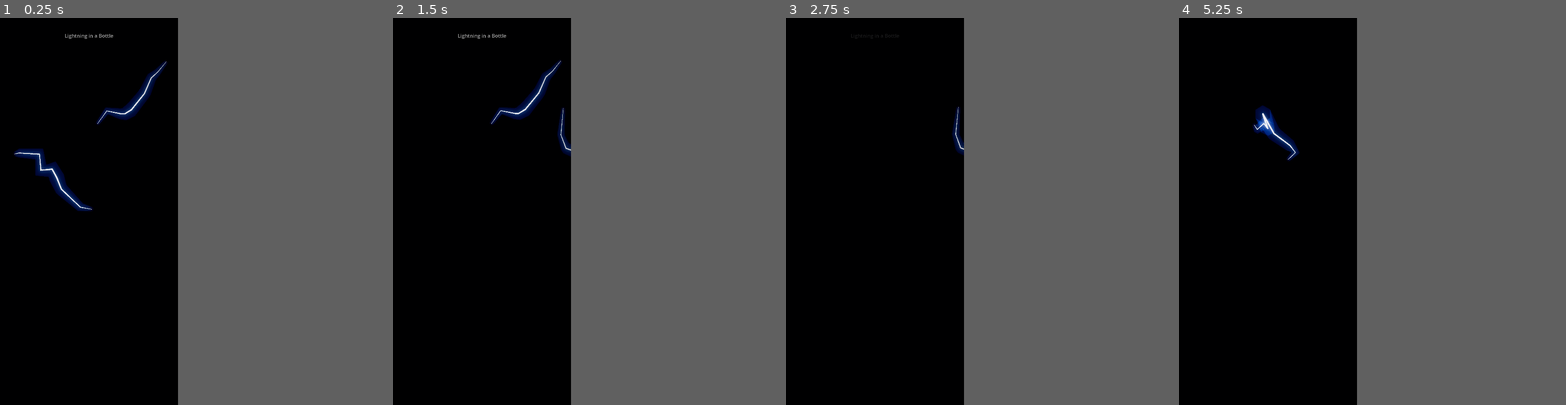
Above: before the commit, frames 1-4 (left to right).
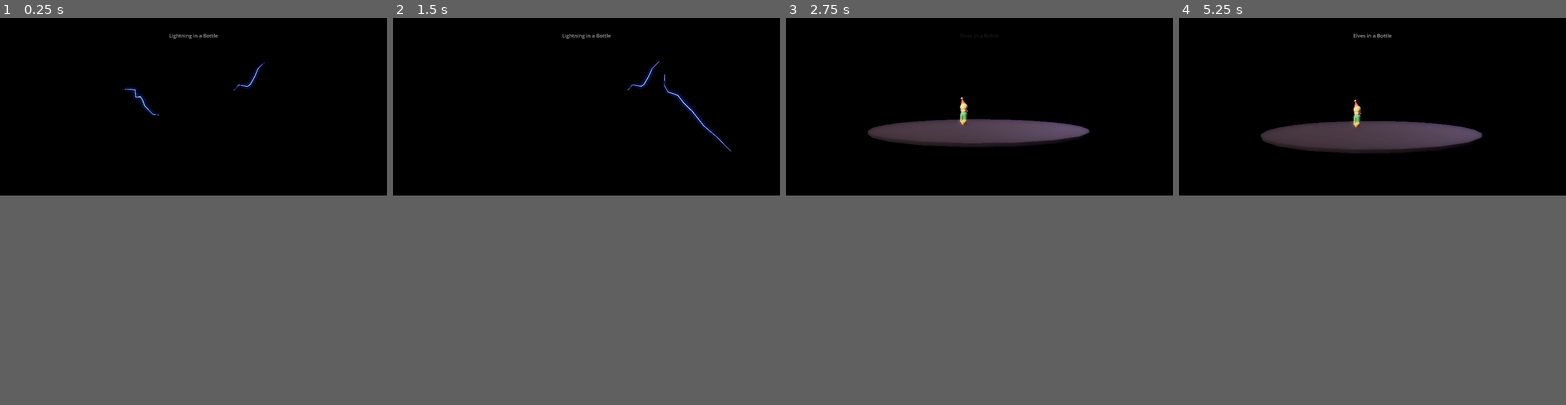
Above: after the commit, the same moments.

Repository: WillisLiao/X-in-a-bottle
Game: Godot game, scene res://Main.tscn
The game is run twice, just before and just after one commit, with the same random seed, the same clock (stepped at 60 frames per second) and the same inputs.
Inputs (mouse positions are in pixels of both pictures, inside the frame that each line leads up to):
- Up to frame 1 (0.25 s): no input
- Up to frame 2 (1.5 s): move the mouse to (520, 192) at 0.52 s; click (520, 192) at 0.67 s; drag from (447, 230) to (474, 288) at 1.27 s
- Up to frame 3 (2.75 s): move the mouse to (894, 126) at 2.02 s; click (894, 126) at 2.17 s
- Up to frame 4 (5.25 s): drag from (1260, 288) to (1213, 153) at 2.77 s; move the mouse to (1322, 269) at 3.52 s; click (1322, 269) at 3.67 s; drag from (1213, 153) to (1240, 114) at 4.27 s; move the mouse to (1275, 211) at 5.02 s; click (1275, 211) at 5.17 s
In our replay, the window is 368x800 before the commit and 800x367 after it. These sizes can differ from the game's own. Grey fills any space a smaller window leaves; there, only what the larger window draws over its background counts as a difference.

The runs differ from the first frame. In frame 1, 1.8% of the frame differs, in the area x 3-69%, y 4-50%; in frame 2, 1.5%; in frame 3, 3.4%; in frame 4, 4.2%, in the area x 19-79%, y 4-37%.

Commit message:
Landscape, and the tree becomes a grove
The phone lies on a desk while you work, so width is the axis with room in it.
That is a design change and not a rotation: height runs out long before width
does, so one tall tree wasted most of the frame.

Tree plants up to five trunks spread across roughly eight metres of visible
width, centre first and then outward so a half-grown grove stays balanced. A new
trunk only goes in once the existing trees have five branches each, or it
becomes one full tree beside four bare sticks. Later trees are slightly shorter
and thinner, which gives the grove a front and a back.

Cuts now protect every trunk rather than only the first, since there are several.

The other worlds spread out to match: bolts occupy a wide shallow volume instead
of a tall narrow one, ice drifts across the floor rather than stacking up a
column, and the elves get a wider stage and wander a rectangle instead of a
circle, which was putting half of them behind each other.

Tree and ice now set their own lighting alongside the elves. Under the cold
plasma key the bark was nearly black and the grove read as bare wire; at a key
strong enough to see it, a pale bark washed out to near-white and read as coral,
so the bark went brown and the key came back down. Leaf emission cut from 0.12
to 0.03, which was clipping into the bloom pass and making the canopy
radioactive. Ground plane added so the trunks are rooted rather than hanging.

Diff:
--- a/Bottle3D/project.godot
+++ b/Bottle3D/project.godot
@@ -13,13 +13,16 @@
 
 [display]
 
-window/size/viewport_width=1206
-window/size/viewport_height=2622
+window/size/viewport_width=2622
+window/size/viewport_height=1206
 window/stretch/mode="viewport"
 
-; Enum, not a string. "portrait" parses as 0, which is landscape, and the
-; exported plist said LandscapeLeft while the phone was held upright.
-window/handheld/orientation=1
+; Landscape. The phone lies on a desk while you work, so width is the axis with
+; room in it - which is why the tree is a grove rather than one trunk.
+;
+; This is an enum, not a string: "portrait" silently parses as 0.
+;   0 landscape, 1 portrait, 2 reverse landscape, 3 reverse portrait
+window/handheld/orientation=0
 
 [input_devices]
 
--- a/Bottle3D/scripts/elf_world.gd
+++ b/Bottle3D/scripts/elf_world.gd
@@ -43,8 +43,8 @@
 
 	# They stand on a floor. Pulled further back than the first framing, which
 	# was set when they were slighter - at the new proportions it cropped them.
-	focus = Vector3(0, -0.62, 0)
-	distance = 4.3
+	focus = Vector3(0, -0.52, 0)
+	distance = 4.9
 
 	# Warm lamplight, and a fill that is warm-neutral rather than blue. The blue
 	# fill is what made the skin look dead.
@@ -60,8 +60,8 @@
 	# Something under their feet. Figures floating in a void read as apparitions
 	# however they are lit.
 	var disc := CylinderMesh.new()
-	disc.top_radius = 1.15
-	disc.bottom_radius = 1.15
+	disc.top_radius = 2.30
+	disc.bottom_radius = 2.30
 	disc.height = 0.05
 	disc.radial_segments = 24
 	disc.rings = 1
@@ -173,9 +173,9 @@
 
 
 func _somewhere() -> Vector3:
-	var angle := randf() * TAU
-	var radius := randf_range(0.15, 0.95)
-	return Vector3(cos(angle) * radius, _floor_y(), sin(angle) * radius)
+	# Spread across the width, shallow in depth. A circle wastes the wide screen
+	# and puts half of them behind each other.
+	return Vector3(randf_range(-1.95, 1.95), _floor_y(), randf_range(-0.5, 0.45))
 
 
 ## A small round figure: big head, short limbs, pointed hat, and a face.
--- a/Bottle3D/scripts/ice_world.gd
+++ b/Bottle3D/scripts/ice_world.gd
@@ -23,8 +23,17 @@
 	title = "Ice in a Bottle"
 	capacity = 18
 	spawn_seconds = 1.1
-	focus = Vector3(0, -0.45, 0)
-	distance = 3.2
+	focus = Vector3(0, -0.30, 0)
+	distance = 4.4
+
+	# Cold, but bright. Ice is a surface that catches light rather than one that
+	# emits, so it needs a key strong enough to strike a facet.
+	key_color = Color("D8ECFF")
+	key_energy = 1.60
+	fill_color = Color("5A86C8")
+	fill_energy = 0.60
+	ambient_color = Color("1C2A3E")
+	ambient_energy = 0.90
 
 
 func held() -> int:
@@ -61,14 +70,14 @@
 
 	# Stacked from the bottom, because ice in a vessel would settle. Later
 	# blocks sit higher, with enough scatter that it is a pile and not a column.
+	# A drift spread across the width rather than a column stacked up the middle,
+	# because height is the dimension the landscape screen has least of.
 	var depth := float(_blocks.size()) / float(capacity)
-	var angle := randf() * TAU
-	var spread := 0.55 * (1.0 - depth * 0.45)
 
 	b.target = Vector3(
-		cos(angle) * spread * randf_range(0.3, 1.0),
-		-1.15 + depth * 1.9 + randf_range(-0.08, 0.08),
-		sin(angle) * spread * randf_range(0.3, 1.0))
+		randf_range(-2.1, 2.1),
+		-0.85 + depth * 0.85 + randf_range(-0.10, 0.10),
+		randf_range(-0.55, 0.35))
 	b.spin = Vector3(randf_range(-0.04, 0.04), randf_range(-0.05, 0.05), 0)
 
 	var box := BoxMesh.new()
--- a/Bottle3D/scripts/lightning_world.gd
+++ b/Bottle3D/scripts/lightning_world.gd
@@ -6,8 +6,9 @@
 ## Bolts are caught and kept, suspended and breathing. A disturbance shakes some
 ## loose.
 
-## The volume bolts are placed in, in metres, centred on the origin.
-const EXTENT := Vector3(0.80, 1.45, 0.70)
+## The volume bolts are placed in, in metres, centred on the origin. Wide and
+## shallow, because the screen is now wide and shallow.
+const EXTENT := Vector3(2.10, 0.95, 0.80)
 
 var _bolts: Array[Bolt] = []
 var _energy: float = 1.0
@@ -60,10 +61,10 @@
 ## corner to corner and leaves nowhere for the eye to rest. Clustering off a
 ## focal point and leaving the lower volume open is what makes it a composition.
 func _fork() -> PackedVector3Array:
-	var focus := Vector3(0.0, 0.28, 0.0)
+	var focus := Vector3(0.0, 0.16, 0.0)
 	var start := Vector3(
-		clampf(focus.x + randfn(0.0, 0.52), -EXTENT.x, EXTENT.x),
-		clampf(focus.y + randfn(0.0, 0.60), -EXTENT.y * 0.45, EXTENT.y),
+		clampf(focus.x + randfn(0.0, 1.05), -EXTENT.x, EXTENT.x),
+		clampf(focus.y + randfn(0.0, 0.46), -EXTENT.y, EXTENT.y),
 		clampf(focus.z + randfn(0.0, 0.44), -EXTENT.z, EXTENT.z))
 
 	var direction := Vector3(
--- a/Bottle3D/scripts/tree_world.gd
+++ b/Bottle3D/scripts/tree_world.gd
@@ -10,12 +10,30 @@
 ## Cuts always take the outermost branch. Cutting an inner one would orphan
 ## everything past it and the tree would fall apart rather than be pruned.
 
-const BARK := Color("6B5344")
+# Brown, not bone. Under a key strong enough to read at all, a pale bark washed
+# out to near-white and the grove looked like coral.
+const BARK := Color("5E4636")
+const GROUND := Color("15181F")
 const LEAF := Color("4E9A5A")
 const LEAF_LIT := Color("8FD48B")
 
-## Branches at or past this depth carry foliage.
-const LEAF_DEPTH := 3
+## Branches at or past this depth carry foliage. Second level, not third: at
+## third the grove was bare sticks for minutes before a single leaf appeared.
+const LEAF_DEPTH := 2
+
+## In landscape the screen is wide and short, so height runs out long before
+## width does. One tall tree wastes most of the frame; a row of smaller ones
+## fills it and reads better as something growing.
+const MAX_TREES := 5
+
+## Where trunks go in, centre first and then outward, so a half-grown grove is
+## still balanced rather than drifting off one side.
+## The visible width at this camera distance is roughly eight metres, so the
+## grove has to span most of that or it huddles in the middle of a wide frame.
+const TRUNK_X := [0.0, -1.85, 1.85, -3.30, 3.30]
+
+## A new trunk goes in once the existing trees have this many branches each.
+const BRANCHES_PER_TREE := 5
 
 class Branch:
 	var node: MeshInstance3D
@@ -36,12 +54,40 @@
 	title = "Tree in a Bottle"
 	capacity = 26
 	spawn_seconds = 1.0
-	focus = Vector3(0, -0.30, 0)
-	distance = 3.4
+	focus = Vector3(0, -0.10, 0)
+	distance = 4.6
+
+	# Moonlight, not plasma. Under the cold blue key the bark was nearly black
+	# and the grove read as bare wire.
+	key_color = Color("CFE0FF")
+	key_energy = 1.15
+	fill_color = Color("6E8CB8")
+	fill_energy = 0.55
+	ambient_color = Color("242C42")
+	ambient_energy = 0.95
+
+
+var _trunks := 0
 
 
 func build() -> void:
-	_add_trunk()
+	# Ground, so the trunks are rooted in something rather than hanging in a
+	# void. Dark enough to stay a suggestion.
+	var disc := CylinderMesh.new()
+	disc.top_radius = 4.6
+	disc.bottom_radius = 4.6
+	disc.height = 0.05
+	disc.radial_segments = 28
+	disc.rings = 1
+
+	var ground := MeshInstance3D.new()
+	ground.mesh = disc
+	ground.position = Vector3(0, -1.32, -0.1)
+	ground.material_override = World.solid_material(GROUND, 1.0)
+	ground.cast_shadow = GeometryInstance3D.SHADOW_CASTING_SETTING_OFF
+	add_child(ground)
+
+	_plant()
 
 
 func held() -> int:
@@ -76,6 +122,13 @@
 func _grow() -> bool:
 	if _branches.size() >= capacity:
 		return false
+
+	# Another tree, or another branch on the trees already here. Planting only
+	# once the grove is evenly grown keeps it from becoming one full tree beside
+	# four bare sticks.
+	if _trunks < MAX_TREES and _branches.size() >= _trunks * BRANCHES_PER_TREE:
+		_plant()
+		return true
 
 	# Shallowest first, then least forked. Sorting by children before depth
 	# always extends whichever tip is newest, and the tree grows depth-first as
@@ -103,8 +156,8 @@
 	var direction := swung.lerp(Vector3.UP, 0.22).normalized()
 	direction = direction.rotated(Vector3.UP, randf_range(-0.5, 0.5)).normalized()
 
-	var length := 0.42 * pow(0.78, float(parent.depth)) * randf_range(0.85, 1.15)
-	var radius := parent.radius * 0.68
+	var length := 0.56 * pow(0.80, float(parent.depth)) * randf_range(0.85, 1.15)
+	var radius := parent.radius * 0.72
 
 	_add_branch(parent.to, parent.to + direction * length,
 				radius, parent.depth + 1, direction)
@@ -116,12 +169,16 @@
 	for _i in leaving:
 		# Never the trunk. A bottle with no tree in it is a punishment rather
 		# than a cost.
-		if _branches.size() <= 1:
+		if _branches.size() <= _trunks:
 			return
 
 		var outermost: Branch = null
 		var index := -1
-		for j in range(1, _branches.size()):
+		for j in _branches.size():
+			# Trunks stay. A bottle with no trees in it is a punishment rather
+			# than a cost.
+			if _branches[j].depth == 0:
+				continue
 			if outermost == null or _branches[j].depth >= outermost.depth:
 				outermost = _branches[j]
 				index = j
@@ -139,8 +196,18 @@
 		_branches.remove_at(index)
 
 
-func _add_trunk() -> void:
-	_add_branch(Vector3(0, -1.35, 0), Vector3(0, -0.55, 0), 0.075, 0, Vector3.UP)
+func _plant() -> void:
+	var x: float = TRUNK_X[_trunks] + randf_range(-0.12, 0.12)
+	var z := randf_range(-0.45, 0.25)
+
+	# Later trees are a little shorter and thinner, so the grove has a front and
+	# a back rather than being a row of identical objects.
+	var scale := 1.0 - float(_trunks) * 0.07
+	var base := Vector3(x, -1.30, z)
+
+	_trunks += 1
+	_add_branch(base, base + Vector3(0, 0.95 * scale, 0),
+				0.090 * scale, 0, Vector3.UP)
 
 
 func _add_branch(from: Vector3, to: Vector3, radius: float,
@@ -164,15 +231,17 @@
 	if depth >= LEAF_DEPTH:
 		b.leaves = MeshInstance3D.new()
 		var sphere := SphereMesh.new()
-		sphere.radius = 0.13
-		sphere.height = 0.22
+		sphere.radius = 0.17
+		sphere.height = 0.28
 		sphere.radial_segments = 7
 		sphere.rings = 4
 		b.leaves.mesh = sphere
 		var mat := World.solid_material(LEAF, 0.95)
 		mat.emission_enabled = true
 		mat.emission = LEAF_LIT
-		mat.emission_energy_multiplier = 0.12
+		# Barely any. At 0.12 the clusters clipped into the bloom pass and the
+		# canopy glowed like something radioactive.
+		mat.emission_energy_multiplier = 0.03
 		b.leaves.material_override = mat
 		b.leaves.position = to
 		b.leaves.cast_shadow = GeometryInstance3D.SHADOW_CASTING_SETTING_OFF
